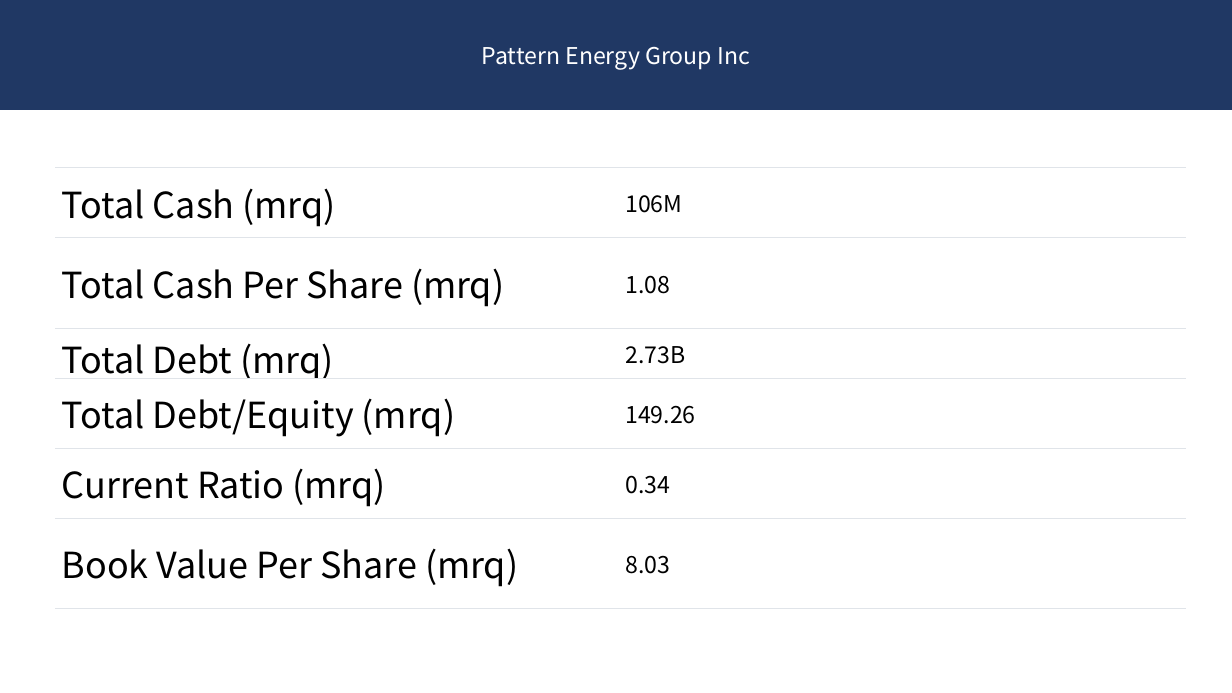
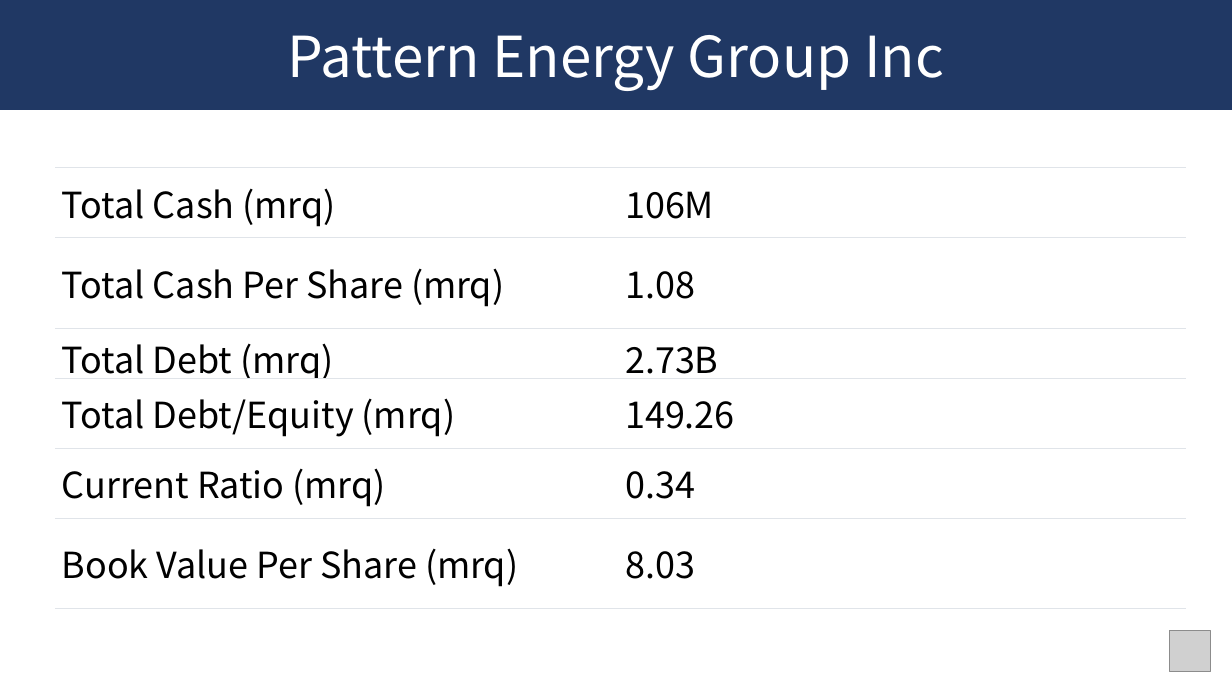
Before and after one commit to aocory/kabuvue, a slide deck: slide 8 of pptx/PEGI.pptx (slide 6 before the commit). Drawn at 1232x693 pixels with LibreOffice and Linux fonts; fonts in the diff are those of the drawing; grey boxes stand for pictures. Boxes give left, top, right and bottom in pixels: in the first picture for what was removed or moved away, otherwise in the second. Text is boxed around its words. In the diff, an @@ line names an element or a change of style, - is before the commit and + after.

```diff
--- a/pptx/PEGI.pptx
+++ b/pptx/PEGI.pptx
@@ rectangle "Pattern Energy Group Inc" at box(0, 0, 1232, 110): size 18 to 44 pt @@
@@ table at box(55, 168, 1187, 609) @@
@@ size 18 to 28 pt in "106M", "1.08", "2.73B", "149.26" and 2 more places @@
@@ picture added at box(1169, 630, 1210, 671) @@
```
Also in this commit, not shown: 7 other slides changed, 2 slides added, 4 other files.
